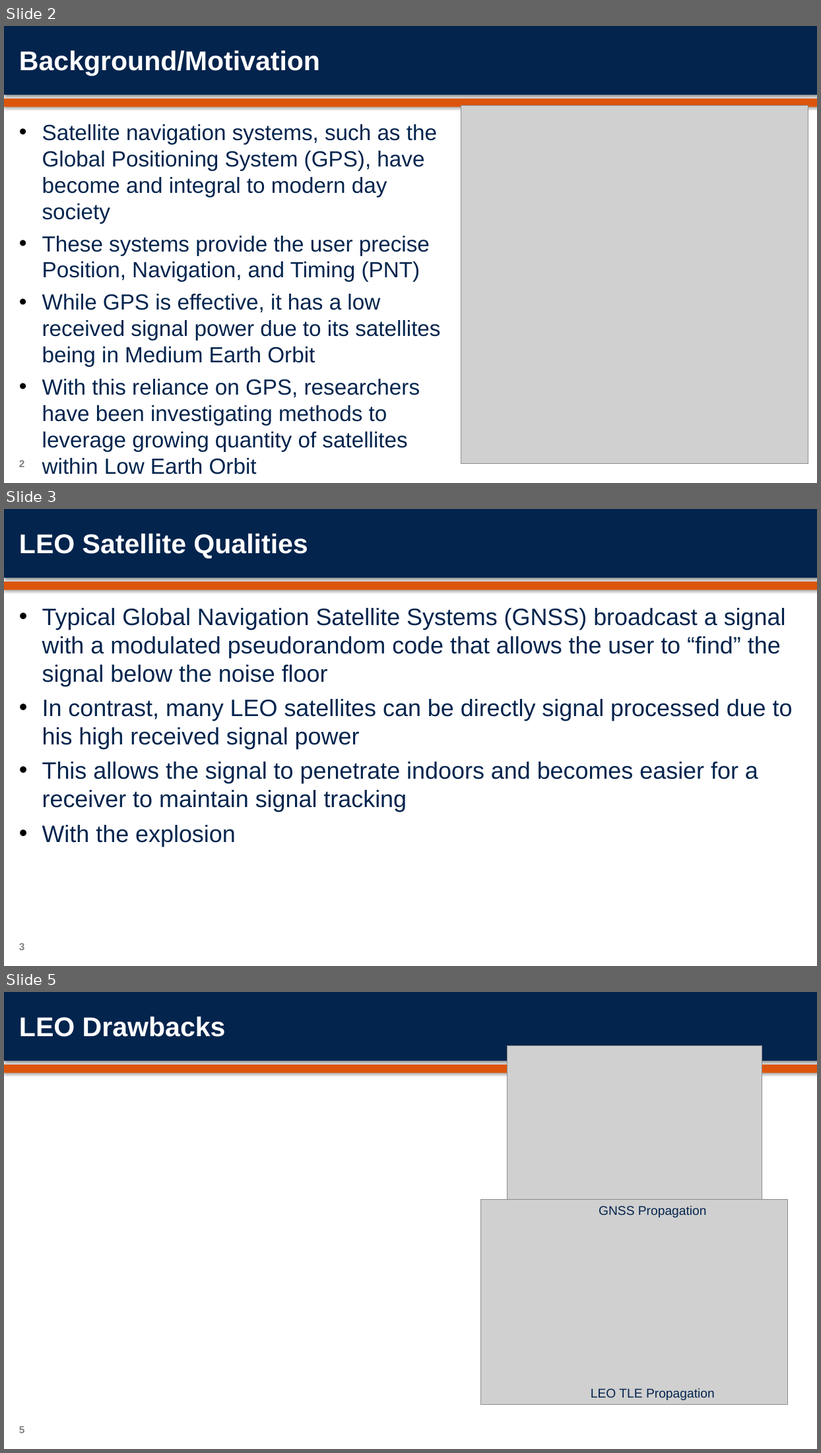
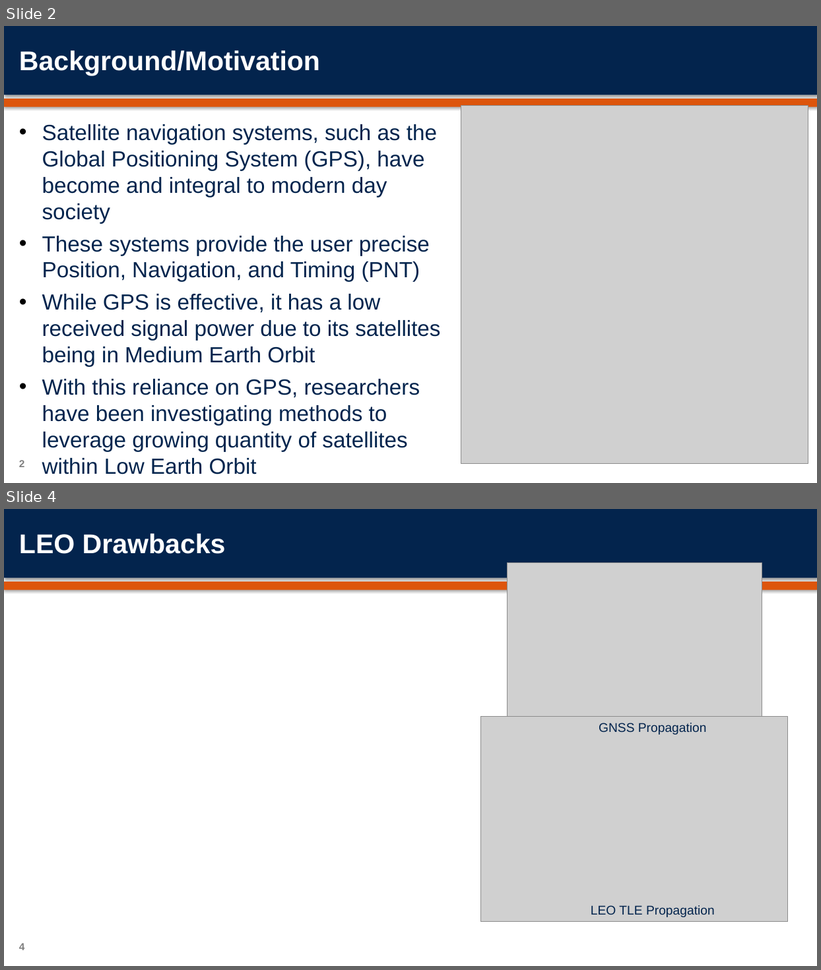
Before and after one commit to orenmillerrr/COMP-6600---Final-Project, a slide deck: submissions/presentation/Miller_Zins_Presentation.pptx. Shown one above the other, each under a label of ours: slides 2, 3 and 5 before the commit, slides 2 and 4 after it; the slides between them are not shown. The pictures are 821x1453 and 821x970 pixels, drawn with LibreOffice and Linux fonts; fonts in the diff are those of the drawing; grey boxes stand for pictures; background and template pictures are left out. Boxes give left, top, right and bottom in pixels: in the first picture for what was removed or moved away, otherwise in the second. Text is boxed around its words. In the diff, an @@ line names an element or a change of style, - is before the commit and + after.

```diff
--- a/submissions/presentation/Miller_Zins_Presentation.pptx
+++ b/submissions/presentation/Miller_Zins_Presentation.pptx
@@ slide 3 removed at (4,509,817,966), background #FFFFFF; not listed: 2 template elements that a slide beside it also shows @@
@@ title removed at (19,533,308,559) @@
-LEO Satellite Qualities
@@ text removed at (42,608,793,847) @@
-• Typical Global Navigation Satellite Systems (GNSS) broadcast a signal with a modulated pseudorandom code that allows the user to “find” the signal below the noise floor
-• In contrast, many LEO satellites can be directly signal processed due to his high received signal power
-• This allows the signal to penetrate indoors and becomes easier for a receiver to maintain signal tracking
-• With the explosion
@@ page number removed at (19,943,25,951) @@
-3
@@ what was slide 5 is now slide 4 @@
@@ page number at (19,943,25,951): text changed @@
-5
+4
```
Also in this commit, not shown: 6 slides changed, 3 slides added, 2 other slides removed, 21 other files.
